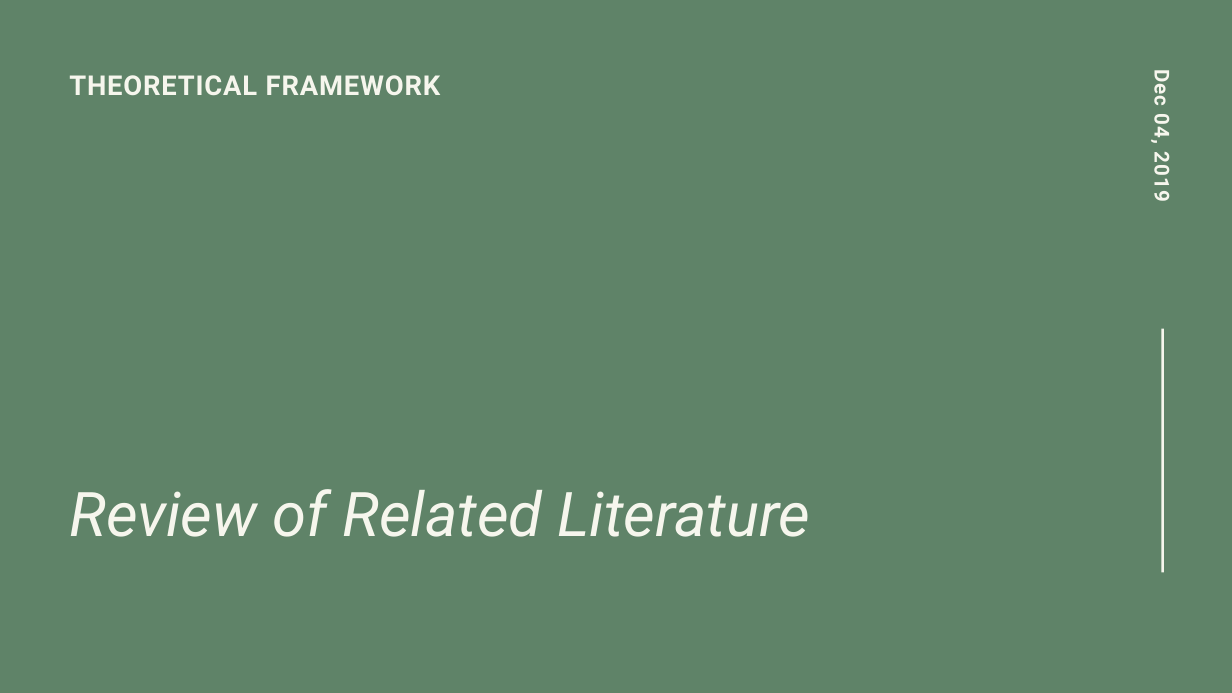
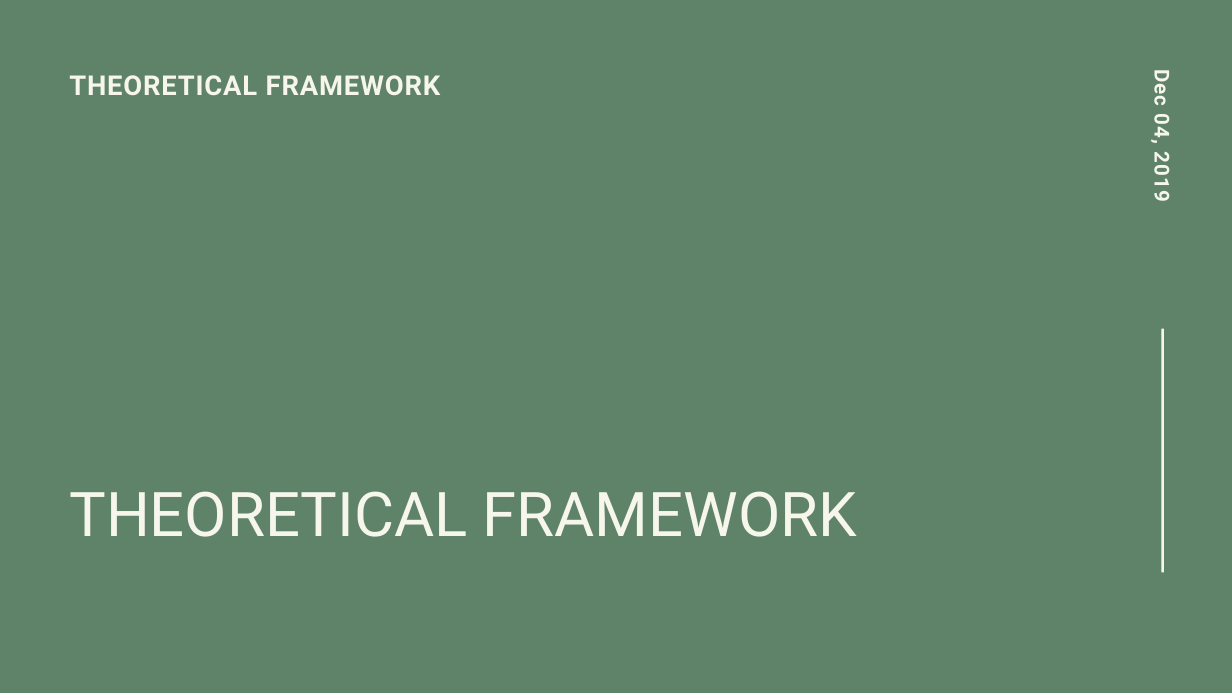
Before and after one commit to blankart/dhla-web-app, a slide deck: slide 42 of SP/Proposal.pptx. Drawn at 1232x693 pixels with LibreOffice and Linux fonts; fonts in the diff are those of the drawing. Boxes give left, top, right and bottom in pixels: in the first picture for what was removed or moved away, otherwise in the second. Text is boxed around its words. In the diff, an @@ line names an element or a change of style, - is before the commit and + after.

```diff
--- a/SP/Proposal.pptx
+++ b/SP/Proposal.pptx
@@ text at (69,491,857,537): text changed; italic off @@
-Review of Related Literature
+THEORETICAL FRAMEWORK
```
Also in this commit, not shown: 21 other slides changed, 8 other files.
